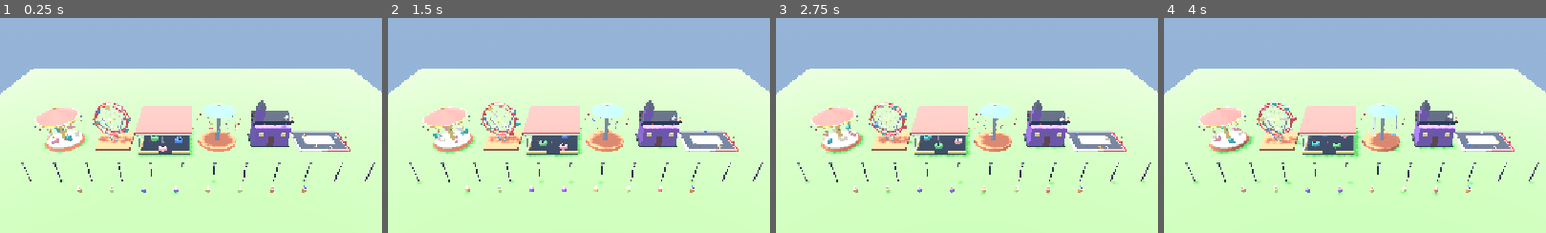
Above: before the commit, frames 1-4 (left to right).
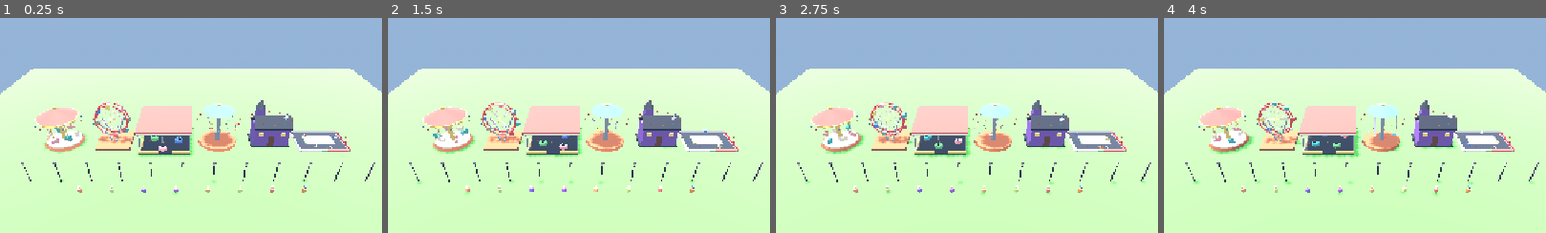
Above: after the commit, the same moments.

Repository: KennethJakobsen/Concept-world
Game: Godot game, scene res://scenes/rendering/day_night_demo.tscn
Two runs of this game, one before a commit and one after it. Both use one fixed random seed, a clock stepped at 60 frames per second and the inputs below. This scene is started directly instead of the project's main scene.
Inputs (mouse positions are % of the whole screen's width and height, from its top left):
- Up to frame 1 (0.25 s): no input
- Up to frame 2 (1.5 s): tap Enter at 0.5 s; move the mouse to (72, 45) at 0.52 s; hold Up 0.53-1.25 s; tap S (cam_back) at 0.6 s; click (72, 45) at 0.67 s; tap Space at 0.77 s; drag from (30, 55) to (45, 70) at 1.27 s
- Up to frame 3 (2.75 s): move the mouse to (60, 28) at 2.02 s; hold Up from 2.03 s (still down); tap A (cam_left) at 2.1 s
- Up to frame 4 (4 s): release Up at 2.75 s; drag from (45, 70) to (20, 35) at 2.77 s; move the mouse to (80, 65) at 3.52 s; hold Q (cam_rotate_left) from 3.53 s (still down); tap Space at 3.77 s
The pictures show only the part of the screen within x 25-75%, y 12-62%; the shares and areas given below are measured in that part.

The runs differ from the first frame. In frame 1, 0.7% of the frame differs, in the area x 65-77%, y 39-54%; in frame 2, 0.7%; in frame 3, 0.8%; in frame 4, 0.8%, in the area x 65-77%, y 39-61%.

Commit message:
T-057: ret spøgelseshusets tag og tårnspir

Diff:
--- a/game/scenes/props/haunted_house.tscn
+++ b/game/scenes/props/haunted_house.tscn
@@ -81,11 +81,11 @@
 mesh = SubResource("mesh2")
 
 [node name="Roof0" type="MeshInstance3D" parent="."]
-transform = Transform3D(1.0000, 0.0000, 0.0000, 0.0000, 0.7317, -0.6816, 0.0000, 0.6816, 0.7317, 0.0000, 1.8500, -0.4200)
+transform = Transform3D(1.0000, 0.0000, 0.0000, 0.0000, 0.7317, 0.6816, 0.0000, -0.6816, 0.7317, 0.0000, 1.8500, -0.4200)
 mesh = SubResource("mesh3")
 
 [node name="Roof2" type="MeshInstance3D" parent="."]
-transform = Transform3D(1.0000, 0.0000, 0.0000, 0.0000, 0.7317, 0.6816, 0.0000, -0.6816, 0.7317, 0.0000, 1.8500, 0.4200)
+transform = Transform3D(1.0000, 0.0000, 0.0000, 0.0000, 0.7317, -0.6816, 0.0000, 0.6816, 0.7317, 0.0000, 1.8500, 0.4200)
 mesh = SubResource("mesh4")
 
 [node name="Tower" type="MeshInstance3D" parent="."]
@@ -93,7 +93,7 @@
 mesh = SubResource("mesh5")
 
 [node name="Spire" type="MeshInstance3D" parent="."]
-transform = Transform3D(1.0000, 0.0000, 0.0000, 0.0000, 1.0000, 0.0000, 0.0000, 0.0000, 1.0000, -0.9000, 3.0500, -0.3000)
+transform = Transform3D(0.7071, 0.0000, 0.7071, 0.0000, 1.0000, 0.0000, -0.7071, 0.0000, 0.7071, -0.9000, 3.0500, -0.3000)
 mesh = SubResource("mesh6")
 
 [node name="Door" type="MeshInstance3D" parent="."]
--- /dev/null
+++ b/game/tests/test_haunted_roof.gd
@@ -0,0 +1,35 @@
+extends TestCase
+## T-057: spøgelseshusets sadeltag skal have rygning i midten (langs x) og flugte med væggene.
+
+
+func _corners(mi: MeshInstance3D) -> Array[Vector3]:
+	var out: Array[Vector3] = []
+	var a: AABB = mi.mesh.get_aabb()
+	for i: int in 8:
+		out.append(mi.transform * a.get_endpoint(i))
+	return out
+
+
+func test_roof_is_gable_not_valley() -> void:
+	var h: Node3D = (load("res://scenes/props/haunted_house.tscn") as PackedScene).instantiate()
+	var walls: MeshInstance3D = h.get_node("Walls")
+	var wall_top: float = walls.position.y + (walls.mesh as BoxMesh).size.y * 0.5
+	var wall_half_x: float = (walls.mesh as BoxMesh).size.x * 0.5
+	for n: String in ["Roof0", "Roof2"]:
+		var r: MeshInstance3D = h.get_node(n)
+		var top := -INF
+		var top_z := 0.0
+		var bottom := INF
+		var bottom_z := 0.0
+		for c: Vector3 in _corners(r):
+			if c.y > top:
+				top = c.y
+				top_z = c.z
+			if c.y < bottom:
+				bottom = c.y
+				bottom_z = c.z
+			assert_true(absf(c.x) <= wall_half_x + 0.2, n + ": flugter med væggene i x")
+		assert_true(absf(top_z) < absf(bottom_z), n + ": rygning nærmest midten")
+		assert_true(absf(top_z) < 0.2, n + ": rygning ved z~0")
+		assert_true(bottom <= wall_top + 0.05 and bottom > wall_top - 0.3, n + ": tagfod ved vægtop")
+	h.free()
Not shown, added: game/tests/test_haunted_roof.gd.uid
Not shown, changed: tasks/BOARD.md
Not shown, added: tasks/M4-graphics/T-057-bug-haunted-roof.md
